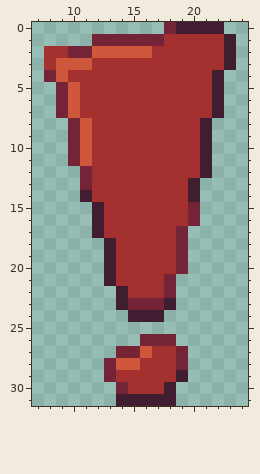
Pixel-art sprite: src/Assets/Sprites/Enemy/exclamation_mark.png. The first picture shows the starting point.
The file is 32x32 pixels. Shown: x 7..24, y 0..31.
After the commit:
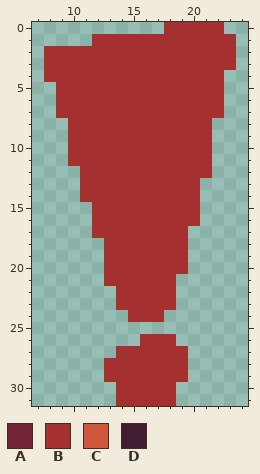
Palette (. is transparent): A #752438  B #a53030  C #cf573c  D #411d31
What changed:
The author changed colour A to colour B in row 0 at x 18; in row 1 at x 12 to 17; in row 2 at x 10 to 11; in row 4 at x 8; in rows 5 to 7 at x 9; in rows 8 to 11 at x 10.
The author changed colour A to colour B in rows 12 to 13 at x 11; in rows 15 to 16 at x 20; in rows 17 to 20 at x 19; in rows 21 to 22 at x 18; in row 23 at x 15 to 17; in row 26 at x 16 to 18.
The author changed colour A to colour B in row 27 at x 14 to 15 and 19; in row 28 at x 13 and 19; in row 29 at x 13; in row 30 at x 14.
The author changed colour C to colour B in row 2 at x 12 to 16; in row 3 at x 9 to 11; in row 4 at x 9; in rows 5 to 7 at x 10; in rows 8 to 11 at x 11; in row 27 at x 16.
The author changed colour C to colour B in row 28 at x 14 to 15.
The author changed colour D to colour B in row 0 at x 19 to 22; in rows 1 to 3 at x 23; in rows 4 to 7 at x 22; in rows 8 to 12 at x 21; in row 13 at x 20; in row 14 at x 11 and 20.
The author changed colour D to colour B in rows 15 to 17 at x 12; in rows 18 to 21 at x 13; in row 22 at x 14; in row 23 at x 14 and 18; in row 24 at x 15 to 17; in row 29 at x 19.
The author changed colour D to colour B in row 30 at x 18; in row 31 at x 14 to 18.
Pixel boxes of the changes (left, top, right, bottom) in both pictures:
changed: (44, 22, 236, 406)
